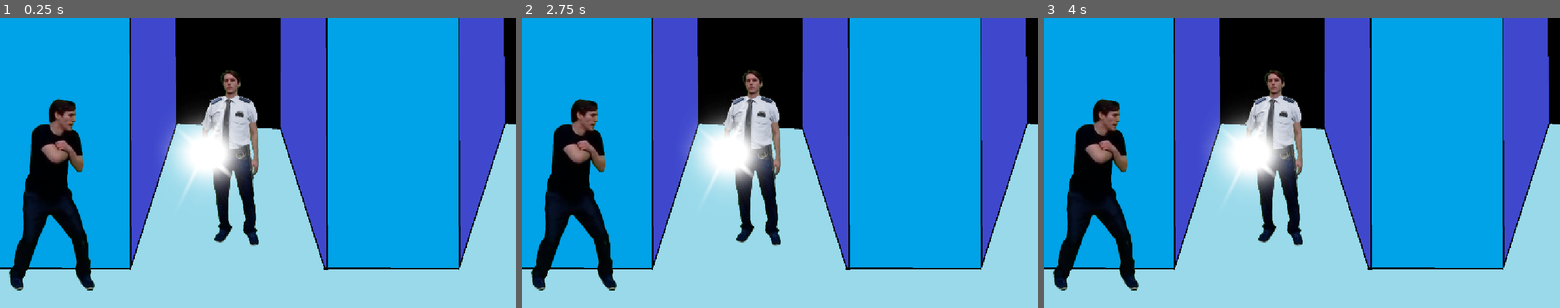
Above: before the commit, frames 1-3 (left to right).
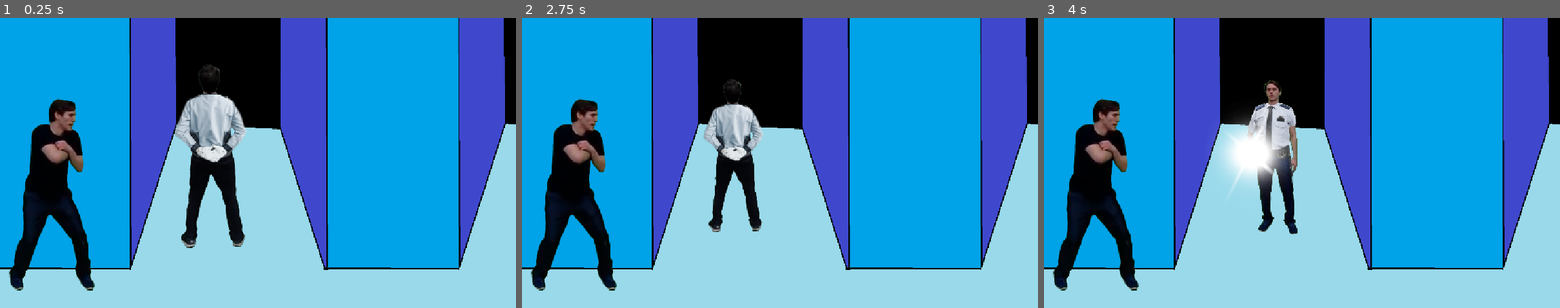
Above: after the commit, the same moments.

Repository: mushyp3a/dyhtg-2026
Game: Godot game, scene res://scenes/security.tscn
Two runs of this game, one before a commit and one after it. Both use one fixed random seed, a clock stepped at 60 frames per second and the inputs below. This scene is started directly instead of the project's main scene.
Inputs:
- Up to frame 1 (0.25 s): no input
- Up to frame 2 (2.75 s): tap Enter at 0.5, 2 s; tap P (enemy) at 0.6, 1.55, 2.1 s; tap Q (jerma) at 0.8, 1.35, 2.3 s; tap Space at 1.25 s
- Up to frame 3 (4 s): tap Q (jerma) at 2.85, 3.8 s; tap P (enemy) at 3.05, 3.6 s; tap Space at 3.5 s

The runs differ from the first frame. In frame 1, 6.7% of the frame differs, in the area x 31-51%, y 16-80%; in frame 2, 6.0%; in frame 3, 2.5%.

Commit message:
partial security level

Diff:
--- a/resources/security.tres
+++ b/resources/security.tres
@@ -1,7 +1,10 @@
 [gd_resource type="Resource" script_class="Level_Beats" format=3 uid="uid://cof0wmd8kq6i0"]
 
+[ext_resource type="Script" uid="uid://pyso7w8if4en" path="res://scripts/demo_actions.gd" id="1_dwmhp"]
 [ext_resource type="Script" uid="uid://dthwm7vrtp53j" path="res://scripts/level_res.gd" id="1_tci4x"]
 
 [resource]
 script = ExtResource("1_tci4x")
+bars = ["000l", "00ll", "00ll", "00ll", "00ll"]
+magicalMysteryScript = ExtResource("1_dwmhp")
 metadata/_custom_type_script = "uid://dthwm7vrtp53j"
--- a/scenes/security.tscn
+++ b/scenes/security.tscn
@@ -3,9 +3,10 @@
 [ext_resource type="Texture2D" uid="uid://bwp0k7ha5ih1b" path="res://images/hallwayBackgroundCrop.png" id="1_417ia"]
 [ext_resource type="Script" uid="uid://giqv5hiiwiil" path="res://scripts/rythm_controller.gd" id="1_mx355"]
 [ext_resource type="Texture2D" uid="uid://d0d1pvbyf23ku" path="res://images/jerma_hiding.png" id="2_bg5n2"]
-[ext_resource type="Resource" uid="uid://d3oqybgvqw36v" path="res://resources/test.tres" id="2_g2ggn"]
+[ext_resource type="Resource" uid="uid://cof0wmd8kq6i0" path="res://resources/security.tres" id="2_g2ggn"]
 [ext_resource type="Script" uid="uid://dos3qhffr4v0a" path="res://rhythm_notifier-6a45663809d9d6e8bfeaad0000fd19344d2dfbfe/addons/rhythm_notifier/rhythm_notifier.gd" id="3_20hls"]
-[ext_resource type="Texture2D" uid="uid://tpmp1xe2lh6w" path="res://images/jerma_security.png" id="4_6d64a"]
+[ext_resource type="Texture2D" uid="uid://do8bmoub6n0sb" path="res://images/jerma_security_back.png" id="6_g2ggn"]
+[ext_resource type="Script" uid="uid://ddxf22dnrdgn0" path="res://scripts/mr_security.gd" id="7_g2ggn"]
 
 [node name="Security" type="Control" unique_id=1454666892]
 layout_mode = 3
@@ -69,5 +70,9 @@
 [node name="JermaSecurity" type="Sprite2D" parent="." unique_id=1630277126]
 position = Vector2(480, 304)
 scale = Vector2(0.5696864, 0.5696864)
-texture = ExtResource("4_6d64a")
+texture = ExtResource("6_g2ggn")
 offset = Vector2(-17.065, 0)
+script = ExtResource("7_g2ggn")
+
+[node name="Camera2D" type="Camera2D" parent="." unique_id=1613133300]
+offset = Vector2(576.036, 324.014)
--- a/scripts/mr_security.gd
+++ b/scripts/mr_security.gd
@@ -1,19 +1,26 @@
 extends Node
 
 var i = 1
+var current = 1
 
 # Called when the node enters the scene tree for the first time.
 func _ready() -> void:
 	$"../RythmNotifier".beats(1).connect(securitise)
+	$"../RythmNotifier".beats(1).connect(scaler)
 
 func securitise(x) -> void:
-	var current = i
+	current = i
 	i += 1
 	if i == 5:
 		i = 1
 
+	if current == 1:
+		$".".texture = load("res://images/jerma_security_back.png")
+	if current == 4:
+		$".".texture = load("res://images/jerma_security.png")
 
-
-# Called every frame. 'delta' is the elapsed time since the previous frame.
-func _process(delta: float) -> void:
-	pass
+func scaler(a) -> void:
+	if current % 2 != 0:
+		$".".scale = Vector2(.6,.6)
+	else:
+		$".".scale = Vector2(.5,.5)
--- /dev/null
+++ b/scripts/security_actions.gd
@@ -0,0 +1,20 @@
+extends Node
+
+var i = 1
+
+# Called when the node enters the scene tree for the first time.
+func _ready() -> void:
+	pass # Replace with function body.
+
+
+# Called every frame. 'delta' is the elapsed time since the previous frame.
+func _process(delta: float) -> void:
+	pass
+
+static func onSuccess(interaction: String) -> void:
+	print("kill me")
+	#if i % 2 == 1:
+# do this to alternate between moving jerma using above if then moving camera using else for next success ie holding down success to move jerma and release success to move camera
+
+static func onFailure(interaction: String) -> void:
+	print("fail fail fail pathetic")
Not shown, added: scripts/security_actions.gd.uid
Not shown, added: sfx/boom.mp3.import
